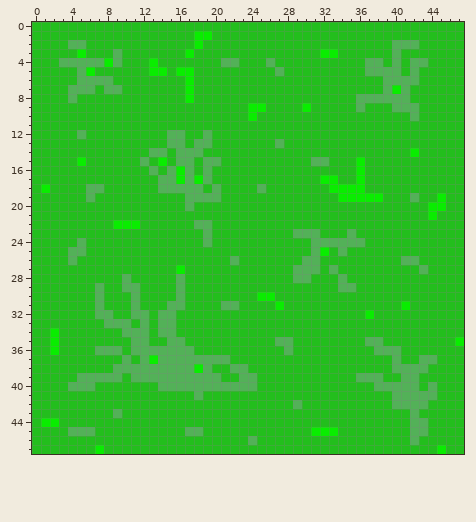
A pixel-art sprite gets an edit: gay game/test_BACKINTHEGAME/res/tiles/grass2.png. The first picture shows the starting point.
The file is 48x48 pixels.
Now the later version:
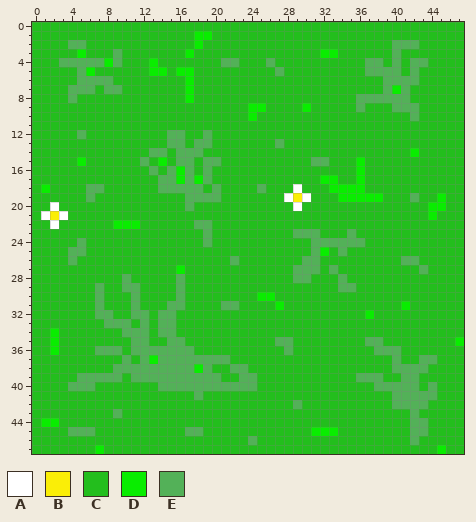
Palette (. is transparent): A #ffffff  B #faee07  C #23be1d  D #09ed00  E #53b158
From old to new:
Colour C gives way to colour A in row 18 at x 29; in row 19 at x 28 and 30; in row 20 at x 2 and 29; in row 21 at x 1 and 3; in row 22 at x 2.
Colour C gives way to colour B in row 19 at x 29; in row 21 at x 2.
Changed places in both pictures, as pixel boxes (x1, y1, x2, y2):
changed: (284, 184, 311, 211)
changed: (41, 202, 68, 229)
